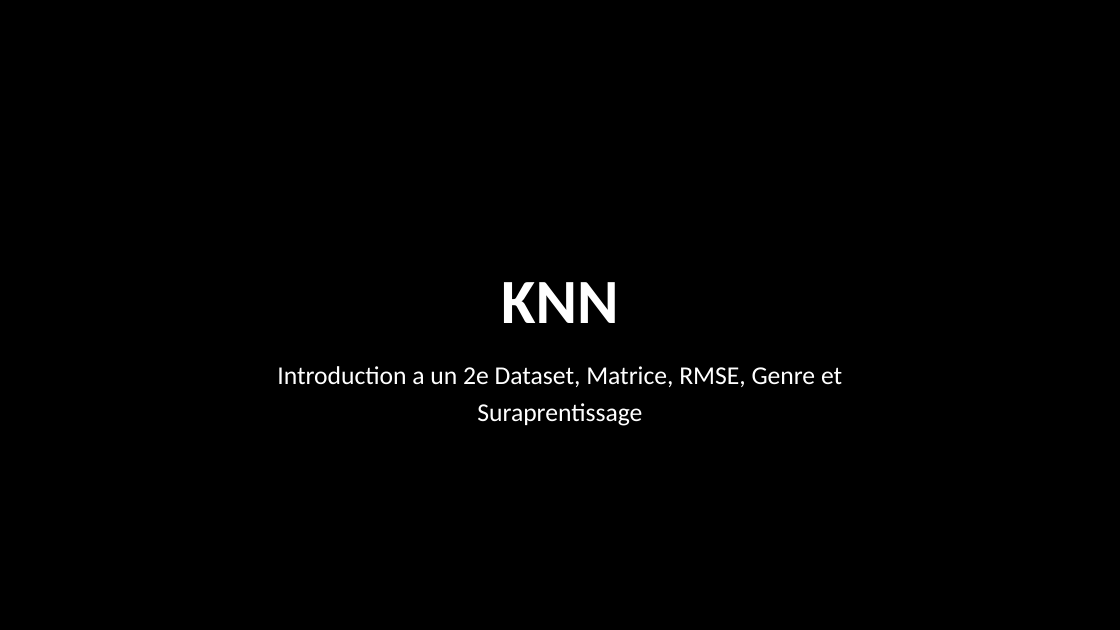
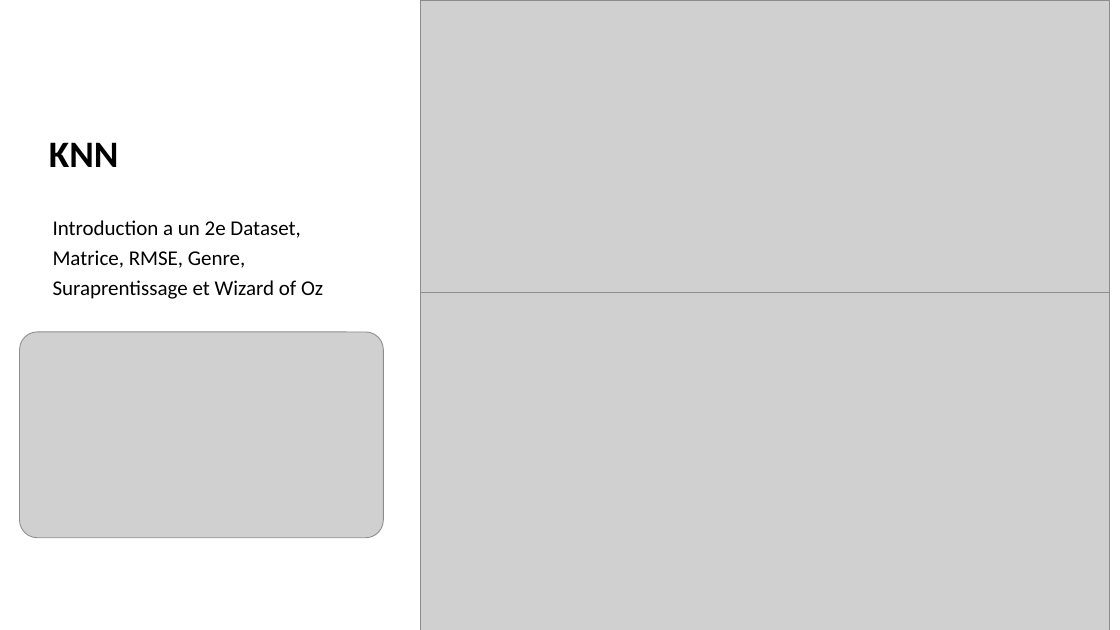
Before and after one commit to seguinx/Movie-Recommendation-System, a slide deck: slide 3 of RecFilmsUA3.pptx. Drawn at 1120x630 pixels with LibreOffice and Linux fonts; fonts in the diff are those of the drawing; grey boxes stand for pictures; background and template pictures are left out. Boxes give left, top, right and bottom in pixels: in the first picture for what was removed or moved away, otherwise in the second. Text is boxed around its words. In the diff, an @@ line names an element or a change of style, - is before the commit and + after.

```diff
--- a/RecFilmsUA3.pptx
+++ b/RecFilmsUA3.pptx
@@ rectangle added at (0,0,402,630), fill #FFFFFF at 70% opacity @@
@@ picture added at (421,0,1110,292) @@
@@ title "KNN": place and size @@
-title "KNN" at (501,282,618,323)
+title "KNN" at (49,142,119,167)
@@ title "KNN" at (49,142,119,167): size 54 to 32 pt, text colour #FFFFFF to #000000; alignment centre to left; vertical alignment bottom to top @@
@@ subtitle "Introduction a un 2e Dataset, ..." at (53,220,323,299): vertical alignment top to bottom @@
@@ subtitle at (53,220,323,299): text changed; size 22 to 18 pt; text colour #FFFFFF to #000000 @@
-Introduction a un 2e Dataset, Matrice, RMSE, Genre et Suraprentissage
+Introduction a un 2e Dataset, Matrice, RMSE, Genre, Suraprentissage et Wizard of Oz
@@ picture added at (421,292,1110,630) @@
@@ picture added at (19,332,383,538) @@
```
